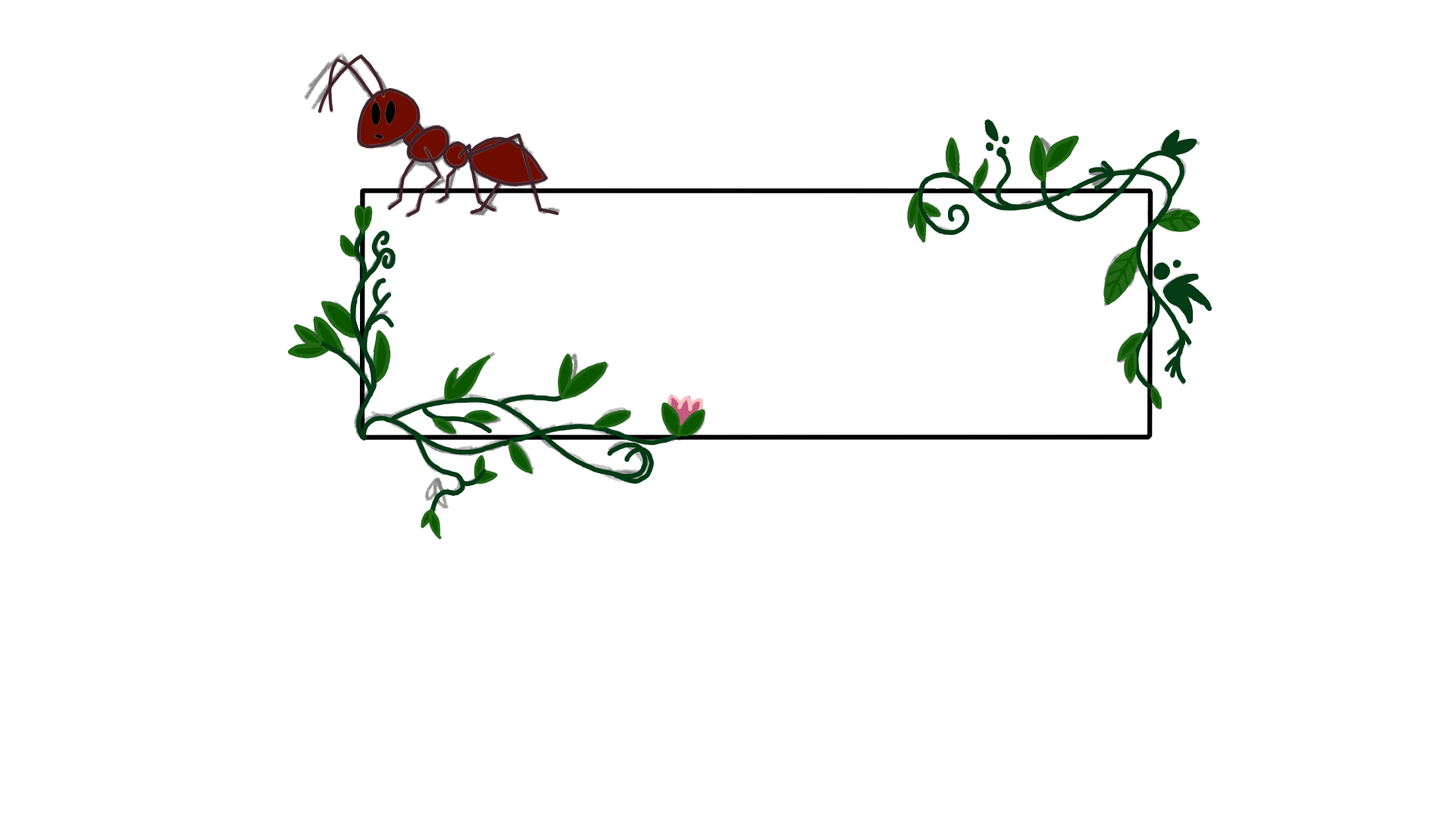
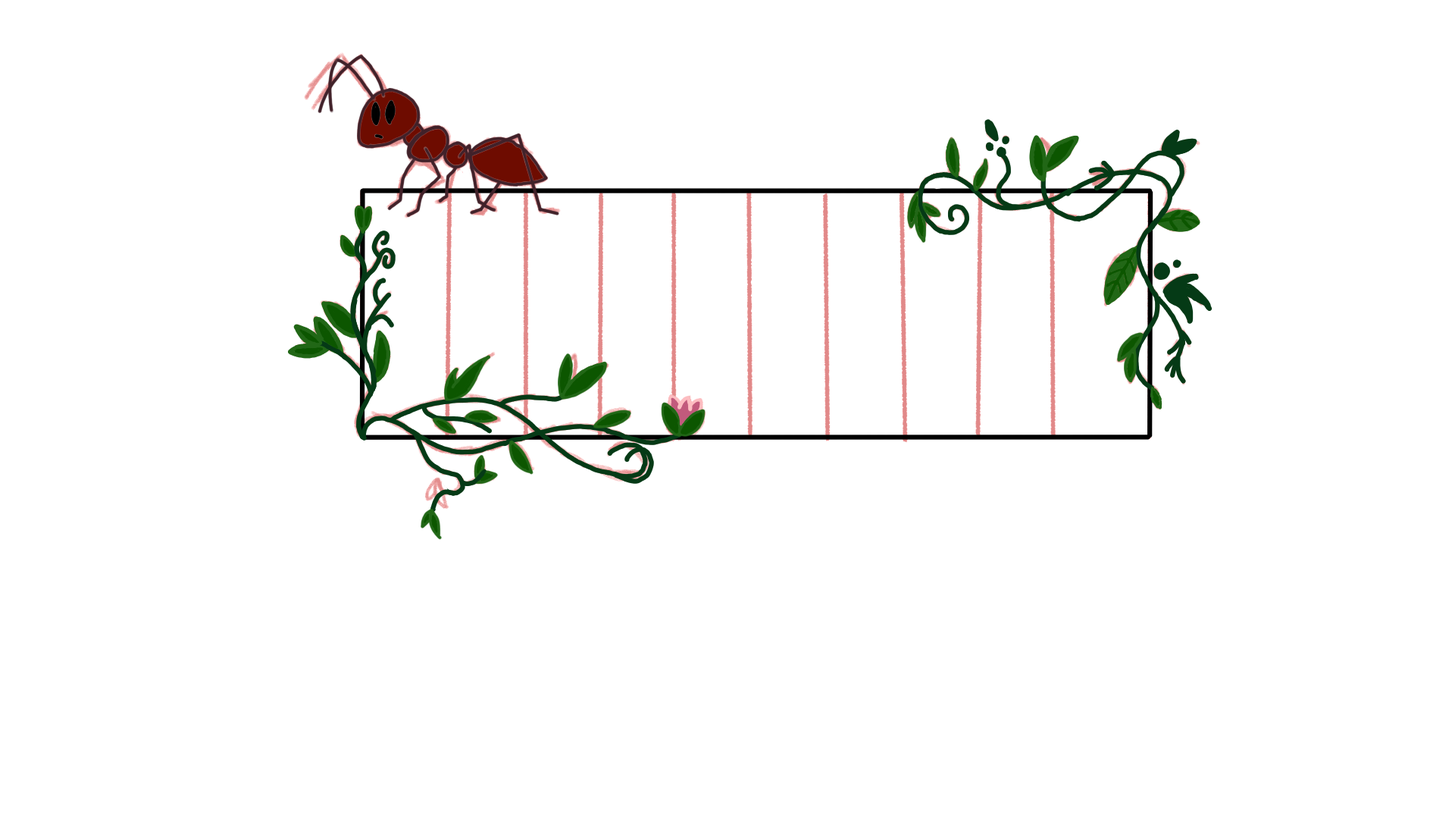
Two versions of the same layered image (1455×819). Layer-by-layer changes:
"sketch": opacity 50% → 100%, painted on it over [294, 52, 1208, 510]
